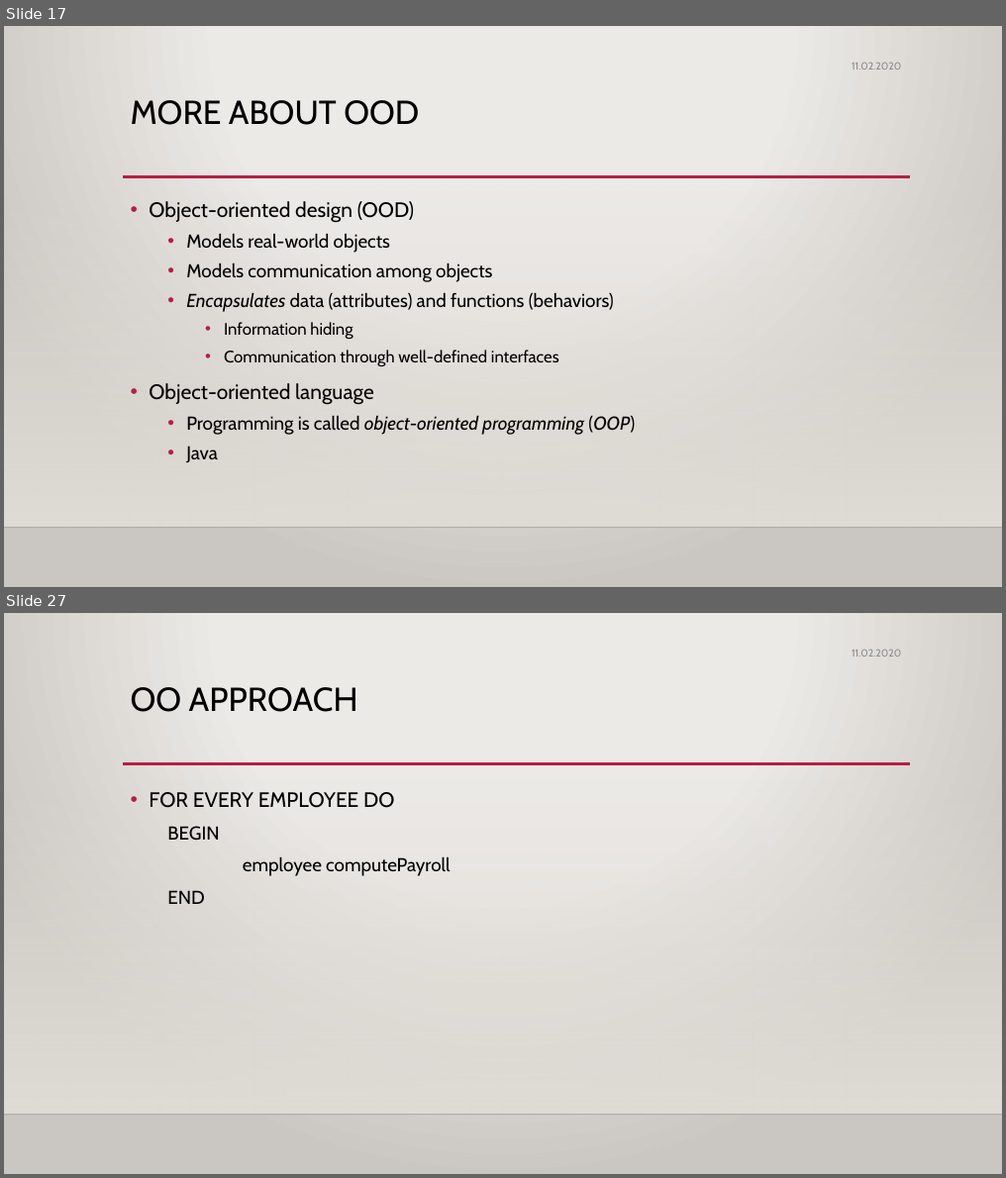
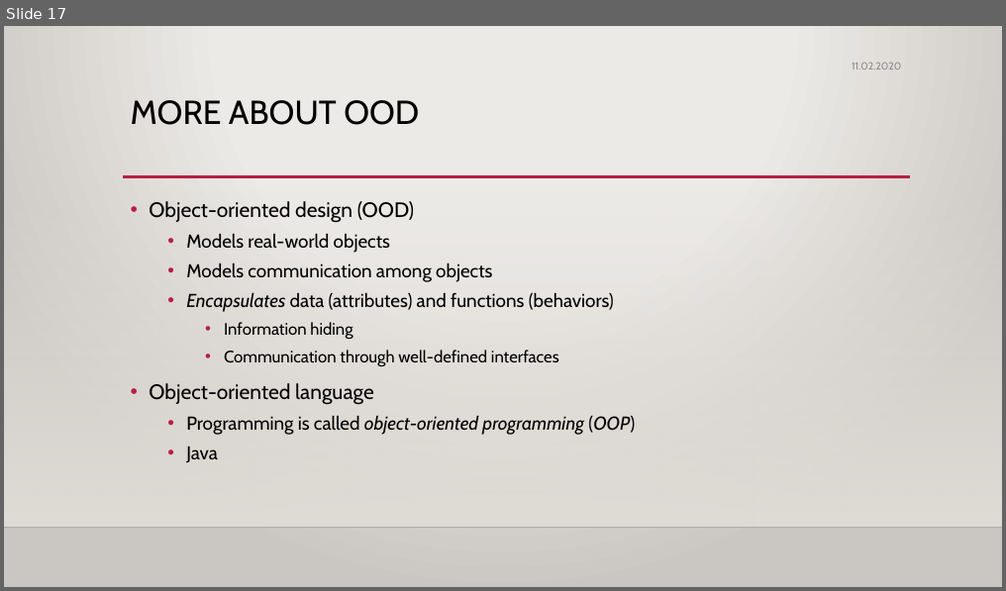
Before and after one commit to handanyarici/Medipol_OOP_2020, a slide deck: 1- OOP Giris/w1_OOP_2020.pptx. Shown one above the other, each under a label of ours: slides 17 and 27 before the commit, slide 17 after it; the slides between them are not shown. The pictures are 1006x1178 and 1006x591 pixels, drawn with LibreOffice and Linux fonts; fonts in the diff are those of the drawing; background and template pictures are left out. Boxes give left, top, right and bottom in pixels: in the first picture for what was removed or moved away, otherwise in the second. Text is boxed around its words. In the diff, an @@ line names an element or a change of style, - is before the commit and + after.

```diff
--- a/1- OOP Giris/w1_OOP_2020.pptx
+++ b/1- OOP Giris/w1_OOP_2020.pptx
@@ slide 27 removed at (x1=4, y1=613, x2=1002, y2=1174), background gradient #ECEAE7 to #CAC7C1; not listed: 3 template elements that a slide beside it also shows @@
@@ text removed at (x1=851, y1=650, x2=901, y2=657) @@
-11.02.2020
@@ title removed at (x1=131, y1=687, x2=358, y2=712) @@
-OO APPROACH
@@ text removed at (x1=149, y1=792, x2=450, y2=904) @@
-• FOR EVERY EMPLOYEE DO
-  BEGIN
-  employee computePayroll
-  END
```
Also in this commit, not shown: 18 other slides removed.
